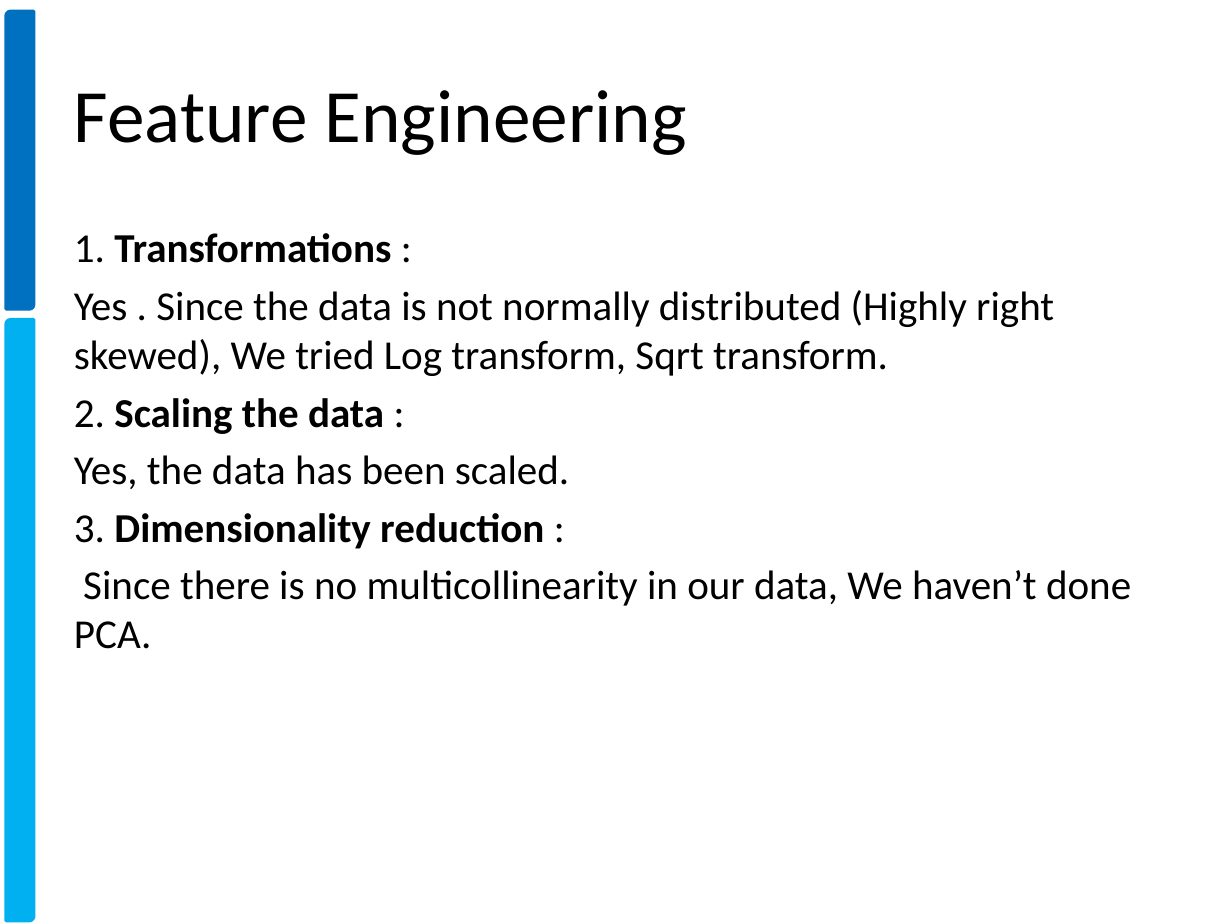
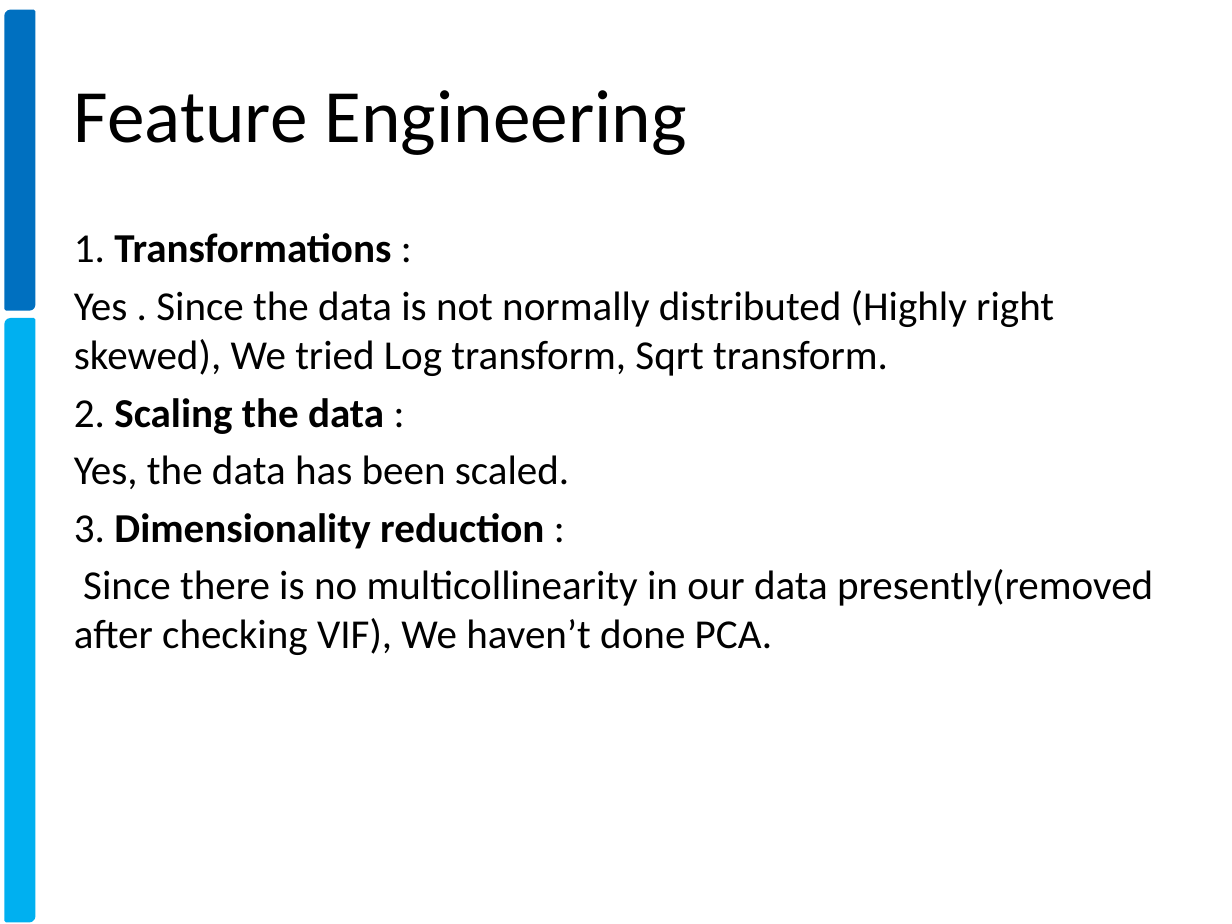
Before and after one commit to xavierigneous/Vehicle-Loan-Default-Prediction, a slide deck: slide 8 of Vehicle Loan Default Prediction.pptx. Drawn at 1232x924 pixels with LibreOffice and Linux fonts; fonts in the diff are those of the drawing; background and template pictures are left out. Boxes give left, top, right and bottom in pixels: in the first picture for what was removed or moved away, otherwise in the second. Text is boxed around its words. In the diff, an @@ line names an element or a change of style, - is before the commit and + after.

```diff
--- a/Vehicle Loan Default Prediction.pptx
+++ b/Vehicle Loan Default Prediction.pptx
@@ text at [74,569,1153,655]: text changed @@
-Since there is no multicollinearity in our data, We haven’t done PCA.
+Since there is no multicollinearity in our data presently(removed after checking VIF), We haven’t done PCA.
```
Also in this commit, not shown: 1 other file.
